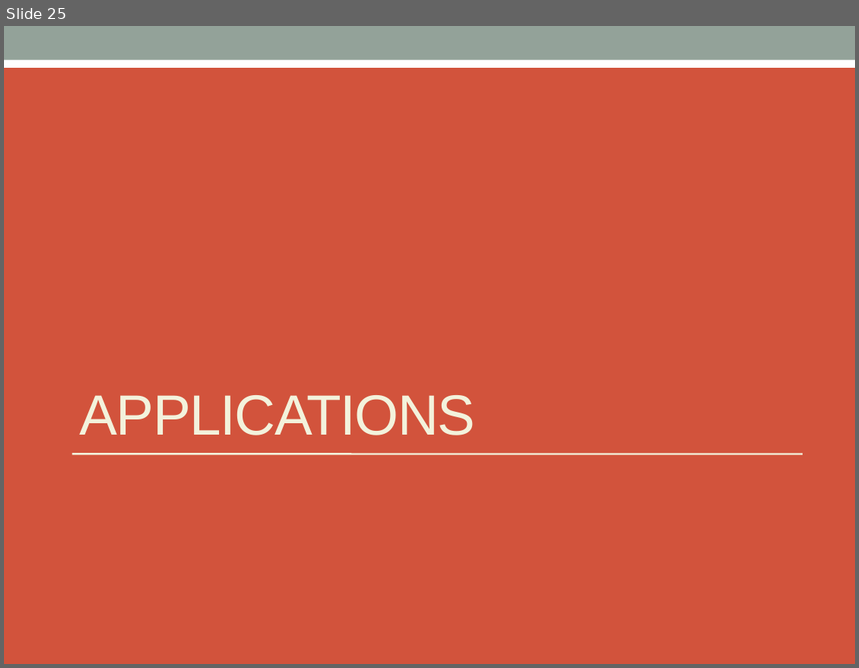
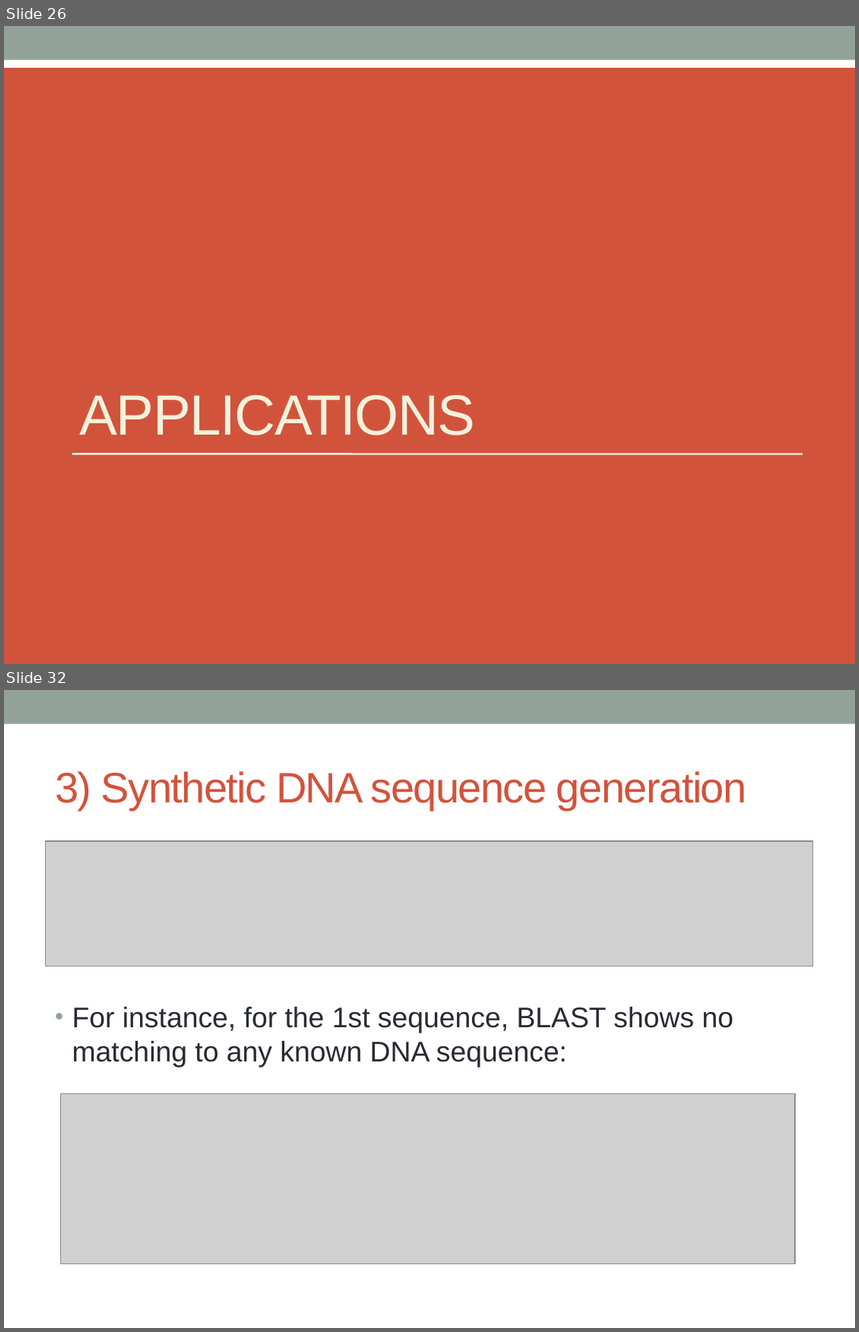
Before and after one commit to raphaelmourad/LLM-for-genomics-training, a slide deck: CM_llm_genomics.pptx. Shown one above the other, each under a label of ours: slide 25 before the commit, slides 26 and 32 after it; the slides between them are not shown. The pictures are 859x668 and 859x1332 pixels, drawn with LibreOffice and Linux fonts; fonts in the diff are those of the drawing; grey boxes stand for pictures. Boxes give left, top, right and bottom in pixels: in the first picture for what was removed or moved away, otherwise in the second. Text is boxed around its words. In the diff, an @@ line names an element or a change of style, - is before the commit and + after.

```diff
--- a/CM_llm_genomics.pptx
+++ b/CM_llm_genomics.pptx
@@ slide 32 added at bbox=[4, 690, 855, 1328], background #FFFFFF; not listed: 1 template element that a slide beside it also shows @@
@@ title added at bbox=[55, 771, 747, 810], 36 pt, text #D2533C @@
+3) Synthetic DNA sequence generation
@@ picture added at bbox=[45, 841, 813, 967] @@
@@ text added at bbox=[72, 1007, 734, 1067], 24 pt, text #292934 @@
+• For instance, for the 1st sequence, BLAST shows no matching to any known DNA sequence:
@@ picture added at bbox=[61, 1094, 796, 1265] @@
@@ what was slide 25 is now slide 26 @@
```
Also in this commit, not shown: 8 slides changed, 5 other slides added, 1 other file.
